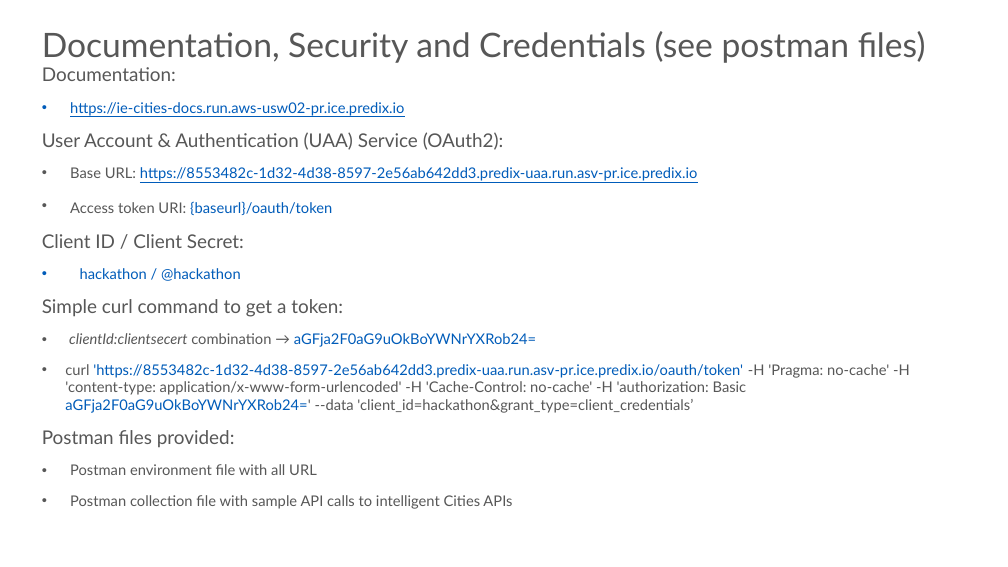
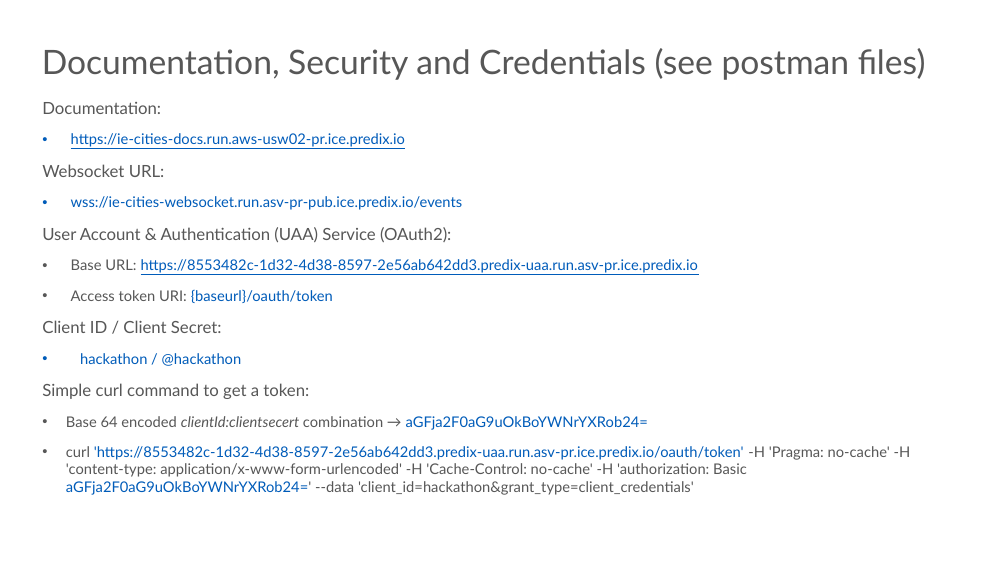
Before and after one commit to loren138/martaHackResources, a slide deck: slide 1 of intelligentCities/onboarding.pptx. Drawn at 1008x567 pixels with LibreOffice and Linux fonts; fonts in the diff are those of the drawing; background and template pictures are left out. Boxes give left, top, right and bottom in pixels: in the first picture for what was removed or moved away, otherwise in the second. Text is boxed around its words. In the diff, an @@ line names an element or a change of style, - is before the commit and + after.

Commit message:
update ppt

```diff
--- a/intelligentCities/onboarding.pptx
+++ b/intelligentCities/onboarding.pptx
@@ title "Documentation, Security and Credentials (see ...": place and size @@
-title "Documentation, Security and Credentials (see ..." at box(42, 31, 926, 63)
+title "Documentation, Security and Credentials (see ..." at box(42, 48, 926, 80)
@@ text at box(42, 102, 451, 399): size 18 to 16 pt in "Documentation:", "User Account & Authentication (UAA) Service (OAuth2):", "Client ID / Client Secret:", "Simple curl command to get a token:" @@
@@ text "Documentation:": place and size @@
-text "Documentation:" at box(42, 67, 910, 509)
+text "Documentation:" at box(42, 102, 911, 495)
@@ text at box(42, 164, 462, 210): paragraphs added @@
+Websocket URL:
+• wss://ie-cities-websocket.run.asv-pr-pub.ice.predix.io/events
@@ text at box(66, 416, 911, 495): text changed @@
-• clientId:clientsecert combination → aGFja2F0aG9uOkBoYWNrYXRob24=
-• curl 'https://8553482c-1d32-4d38-8597-2e56ab642dd3.predix-uaa.run.asv-pr.ice.predix.io/oauth/token' -H 'Pragma: no-cache' -H 'content-type: application/x-www-form-urlencoded' -H 'Cache-Control: no-cache' -H 'authorization: Basic aGFja2F0aG9uOkBoYWNrYXRob24=' --data 'client_id=hackathon&grant_type=client_credentials’
-Postman files provided:
-• Postman environment file with all URL
-• Postman collection file with sample API calls to intelligent Cities APIs
+• Base 64 encoded clientId:clientsecert combination → aGFja2F0aG9uOkBoYWNrYXRob24=
+• curl 'https://8553482c-1d32-4d38-8597-2e56ab642dd3.predix-uaa.run.asv-pr.ice.predix.io/oauth/token' -H 'Pragma: no-cache' -H 'content-type: application/x-www-form-urlencoded' -H 'Cache-Control: no-cache' -H 'authorization: Basic aGFja2F0aG9uOkBoYWNrYXRob24=' --data 'client_id=hackathon&grant_type=client_credentials'
```
Also in this commit, not shown: 1 other file.
